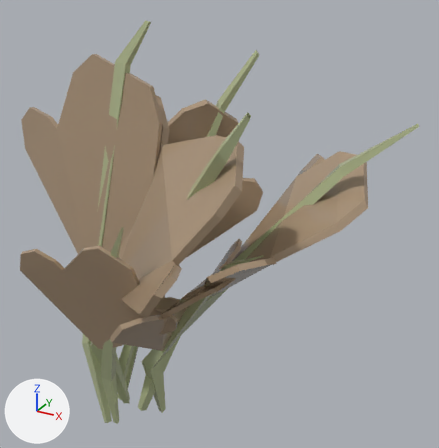
One commit to the FBX model Assets/Art/Models/Vegetables/Carrot/Dry/Carrot_Dry_3.fbx: the scene before it, then after it.
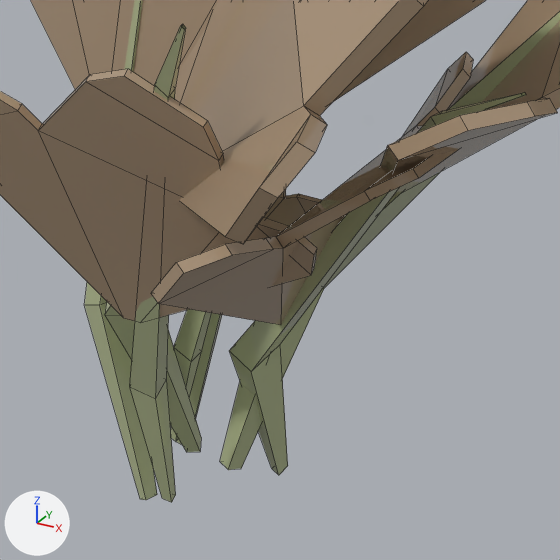
Each version appears first whole from a camera (50 mm lens) standing at (0.171, -0.204, 0.215) and looking at (0.047, 0.021, 0.103), and next in a close-up on the part from 11% to 63% of the width and 48% to 100% of the height. Lighting does not change. The marker at lower left points along +X, +Y and +Z. The close-ups show mesh edges as thin lines. Where no turn or scale is listed for an object, it has been applied to the vertices.

The first close-up shows '3_Dry_Carrot'.
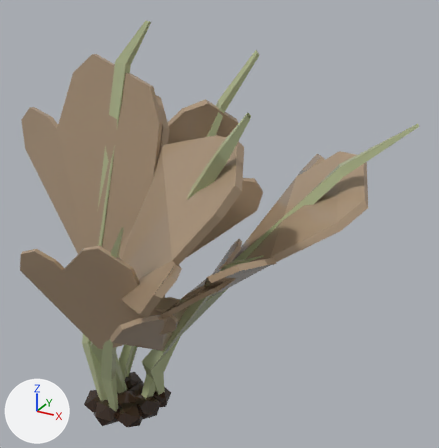
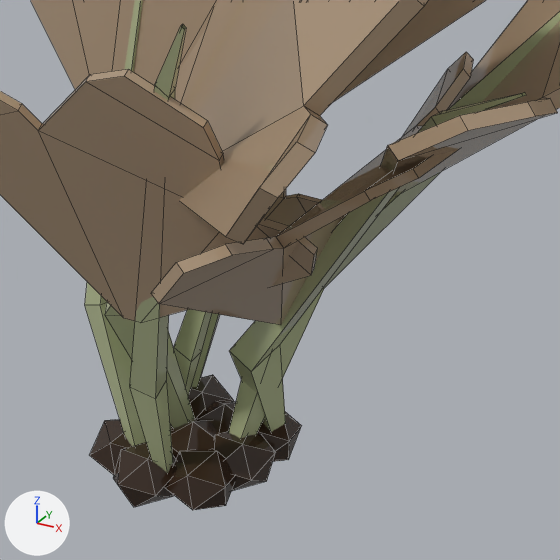
The newer file is also rescaled (x2.0) as a whole; pictures and numbers use the older file's frame.

Location of each change, [x1, y1, x2, y2] in pixels of the close-ups (560 x 560 px; the box of a moved part takes in the faces that stretch with it):
```json
{"object": "3_Dry_Carrot", "change": "reshaped", "before": [0, 0, 560, 502], "after": [0, 0, 560, 510]}
{"part": 1, "of": "me_plane_009", "change": "added", "after": [166, 449, 235, 510], "on screen": "brown"}
{"part": 2, "of": "me_plane_009", "change": "added", "after": [90, 419, 131, 475], "on screen": "black"}
{"part": 3, "of": "me_plane_009", "change": "added", "after": [188, 375, 234, 418], "on screen": "black"}
{"part": 4, "of": "me_plane_009", "change": "added", "after": [258, 412, 301, 462]}
{"part": 5, "of": "me_plane_009", "change": "added", "after": [197, 400, 236, 434]}
{"part": 6, "of": "me_plane_009", "change": "added", "after": [214, 431, 275, 491]}
{"part": 7, "of": "me_plane_009", "change": "added", "after": [171, 418, 218, 459], "on screen": "brown"}
{"part": 8, "of": "me_plane_009", "change": "added", "after": [113, 442, 176, 507], "on screen": "brown"}
{"part": 9, "of": "me_plane_009", "change": "moved or reshaped", "before": [85, 288, 324, 502], "after": [85, 288, 324, 473]}
```

Edits to the scene script, one JSON object a line:
```json
{"block": "me_plane_009", "where": "# used by ob_3_dry_carrot; location = (0.0, 0.0, 0.0)"}
{"op": "remove", "block": "me_plane_009", "code": "me_plane_009.from_pydata(...)  # 336 vertices, 295 faces; spans x -0.069..0.13, y -0.065..0.076, z -0.013..0.192"}
{"op": "add", "block": "me_plane_009", "code": "me_plane_009.from_pydata(...)  # 444 vertices, 475 faces; spans x -0.069..0.13, y -0.065..0.076, z -0.008..0.192"}
{"block": "me_plane_009", "change": "me_plane_009 part 1: a new loose piece, an icosphere of 20 faces spanning x 0.003..0.018, y -0.015..0.0, z -0.008..0.005, in mat_base_color (picture img_paleta_png)"}
{"block": "me_plane_009", "change": "me_plane_009 part 2: a new loose piece, an icosphere of 20 faces spanning x -0.018..-0.003, y -0.014..0.0, z -0.008..0.005, in mat_base_color (picture img_paleta_png)"}
{"block": "me_plane_009", "change": "me_plane_009 part 3: a new loose piece, an icosphere of 20 faces spanning x -0.012..0.002, y 0.005..0.02, z -0.008..0.005, in mat_base_color (picture img_paleta_png)"}
{"block": "me_plane_009", "change": "me_plane_009 part 4: a new loose piece, an icosphere of 20 faces spanning x 0.006..0.021, y 0.004..0.019, z -0.008..0.005, in mat_base_color (picture img_paleta_png)"}
{"block": "me_plane_009", "change": "me_plane_009 part 5: a new loose piece, an icosphere of 20 faces spanning x -0.002..0.012, y 0.001..0.015, z -0.008..0.005, in mat_base_color (picture img_paleta_png)"}
{"block": "me_plane_009", "change": "me_plane_009 part 6: a new loose piece, an icosphere of 20 faces spanning x 0.006..0.021, y -0.006..0.01, z -0.008..0.005, in mat_base_color (picture img_paleta_png)"}
{"block": "me_plane_009", "change": "me_plane_009 part 7: a new loose piece, an icosphere of 20 faces spanning x -0.005..0.01, y -0.007..0.007, z -0.008..0.005, in mat_base_color (picture img_paleta_png)"}
{"block": "me_plane_009", "change": "me_plane_009 part 8: a new loose piece, an icosphere of 20 faces spanning x -0.008..0.006, y -0.019..-0.004, z -0.008..0.005, in mat_base_color (picture img_paleta_png)"}
{"block": "me_plane_009", "change": "me_plane_009 part 9"}
{"block": "me_plane_009", "change": "5 vertices in x -0.009..0.003, y -0.011..0.007, z -0.008 move by (0.0, 0.0, 0.002)"}
{"block": "me_plane_009", "change": "4 vertices in x -0.003..0.011, y 0.001..0.007, z -0.005 move by (0.0, 0.0, -0.001)"}
{"block": "me_plane_009", "change": "4 vertices in x -0.011..0.017, y 0.008..0.015, z -0.011 move by (0.0, 0.0, 0.005)"}
{"block": "me_plane_009", "change": "4 vertices in x -0.007..0.014, y -0.01..0.013, z -0.012 move by (0.0, 0.0, 0.006)"}
{"block": "me_plane_009", "change": "7 vertices move from x -0.009..0.016, y -0.011..0.012, z -0.013..-0.007 to x -0.009..0.016, y -0.011..0.012, z -0.006"}
```
